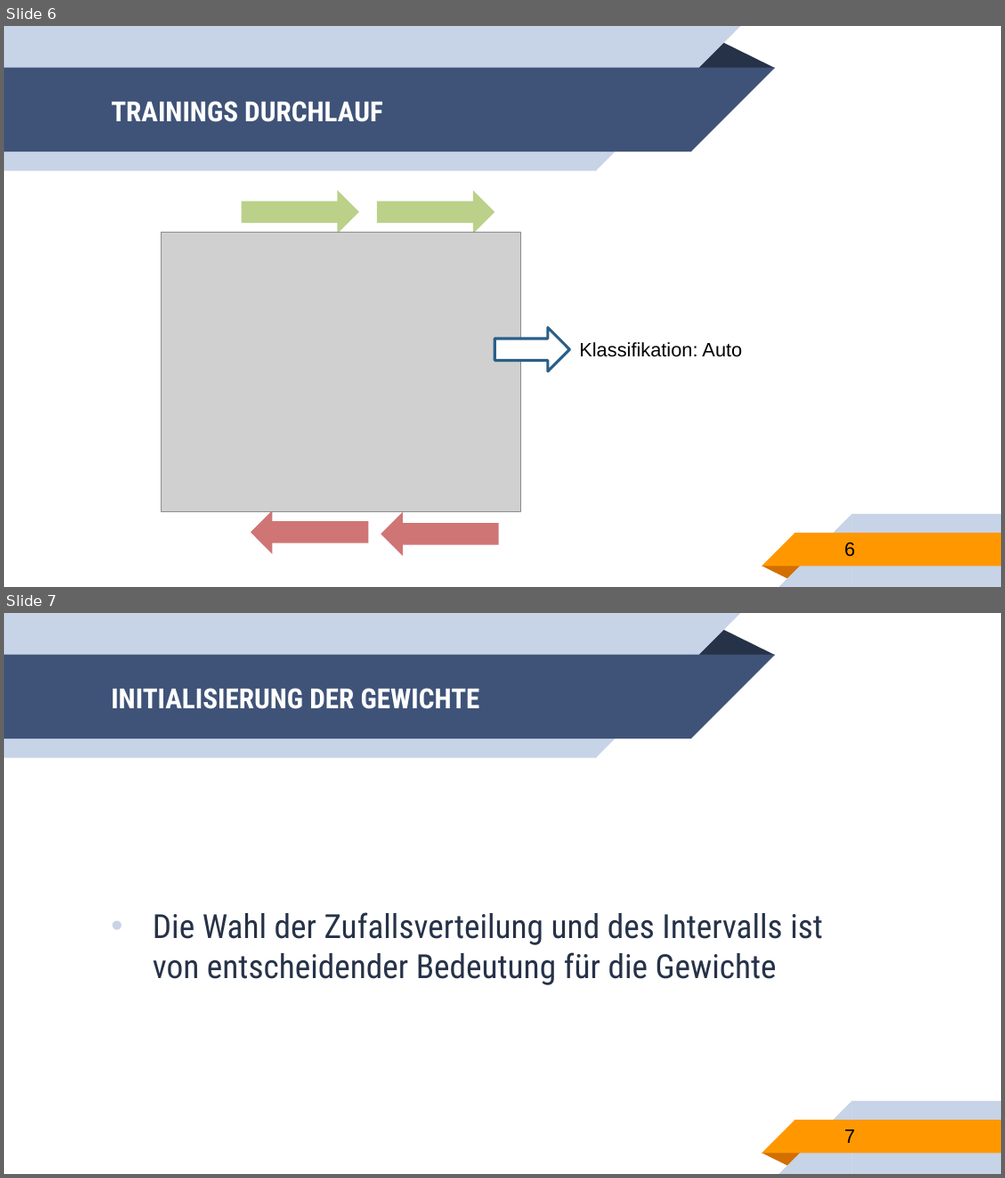
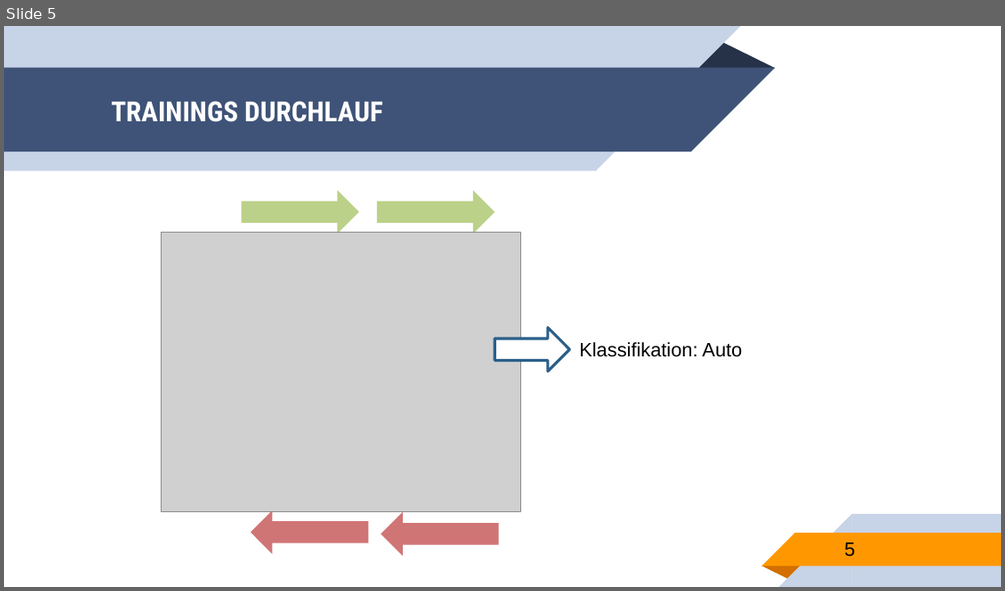
Before and after one commit to franneck94/UdemyTF, a slide deck: lectures/Chapter4/neuralNetworkLearning2.pptx. Shown one above the other, each under a label of ours: slides 6 and 7 before the commit, slide 5 after it. The pictures are 1005x1178 and 1005x591 pixels, drawn with LibreOffice and Linux fonts; fonts in the diff are those of the drawing; grey boxes stand for pictures. Boxes give left, top, right and bottom in pixels: in the first picture for what was removed or moved away, otherwise in the second. Text is boxed around its words. In the diff, an @@ line names an element or a change of style, - is before the commit and + after.

```diff
--- a/lectures/Chapter4/neuralNetworkLearning2.pptx
+++ b/lectures/Chapter4/neuralNetworkLearning2.pptx
@@ slide 7 removed at (4,613,1001,1174), background #FFFFFF; not listed: 10 template elements that a slide beside it also shows @@
@@ title removed at (111,688,480,709) @@
-INITIALISIERUNG DER GEWICHTE
@@ text removed at (153,912,823,985) @@
-• Die Wahl der Zufallsverteilung und des Intervalls ist von entscheidender Bedeutung für die Gewichte
@@ page number removed at (844,1129,855,1143) @@
-7
@@ what was slide 6 is now slide 5 @@
@@ page number at (844,542,855,556): text changed @@
-6
+5
```
Also in this commit, not shown: 1 other slide removed, 4 other files.
